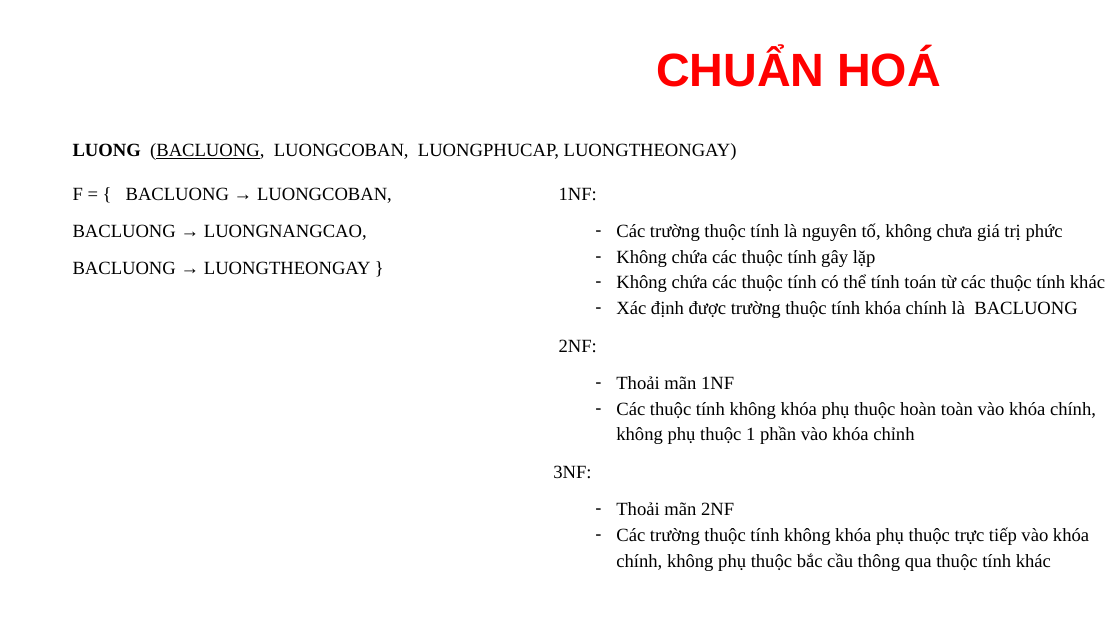
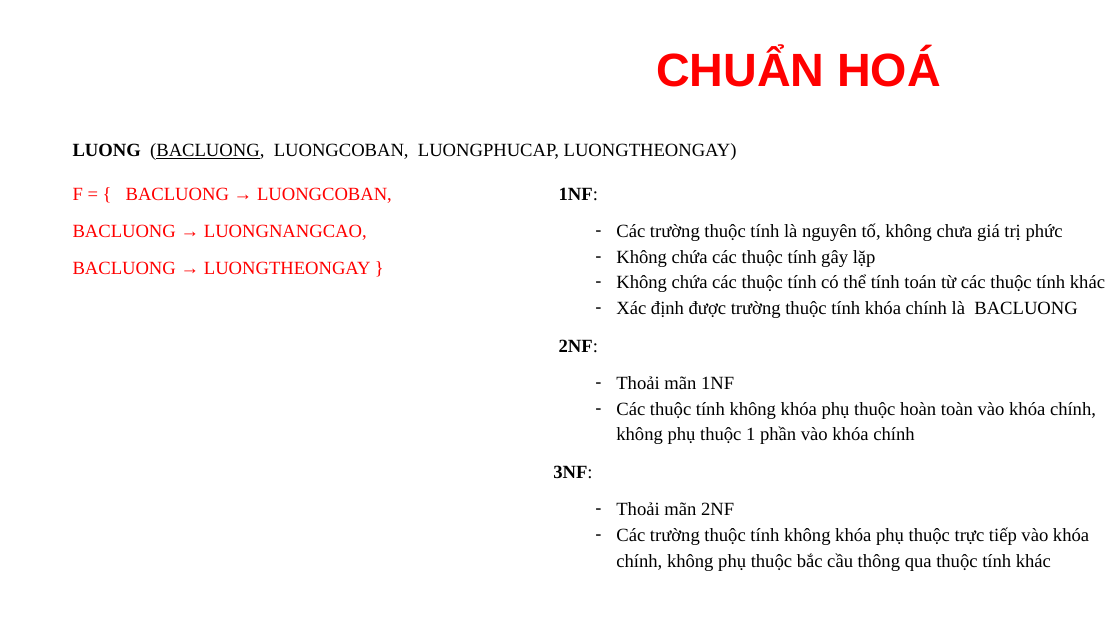
Before and after one commit to dangbinhphuoc/Sql_QuanLyNhanSu, a slide deck: slide 32 of PPQuanLyNhanSu.pptx (slide 31 before the commit). Drawn at 1120x630 pixels with LibreOffice and Linux fonts; fonts in the diff are those of the drawing; background and template pictures are left out. Boxes give left, top, right and bottom in pixels: in the first picture for what was removed or moved away, otherwise in the second. Text is boxed around its words. In the diff, an @@ line names an element or a change of style, - is before the commit and + after.

```diff
--- a/PPQuanLyNhanSu.pptx
+++ b/PPQuanLyNhanSu.pptx
@@ text "F = { BACLUONG → ..." at (73,187,392,275): text colour #000000 to #FF0000 @@
@@ text at (553,187,598,479): bold on in "1NF:", "2NF:", "3NF:" @@
@@ text at (616,402,1096,444): text changed @@
-    – Các thuộc tính không khóa phụ thuộc hoàn toàn vào khóa chính, không phụ thuộc 1 phần vào khóa chỉnh
+    – Các thuộc tính không khóa phụ thuộc hoàn toàn vào khóa chính, không phụ thuộc 1 phần vào khóa chính
```
Also in this commit, not shown: 18 other slides changed, 1 slide added, 1 other file.
